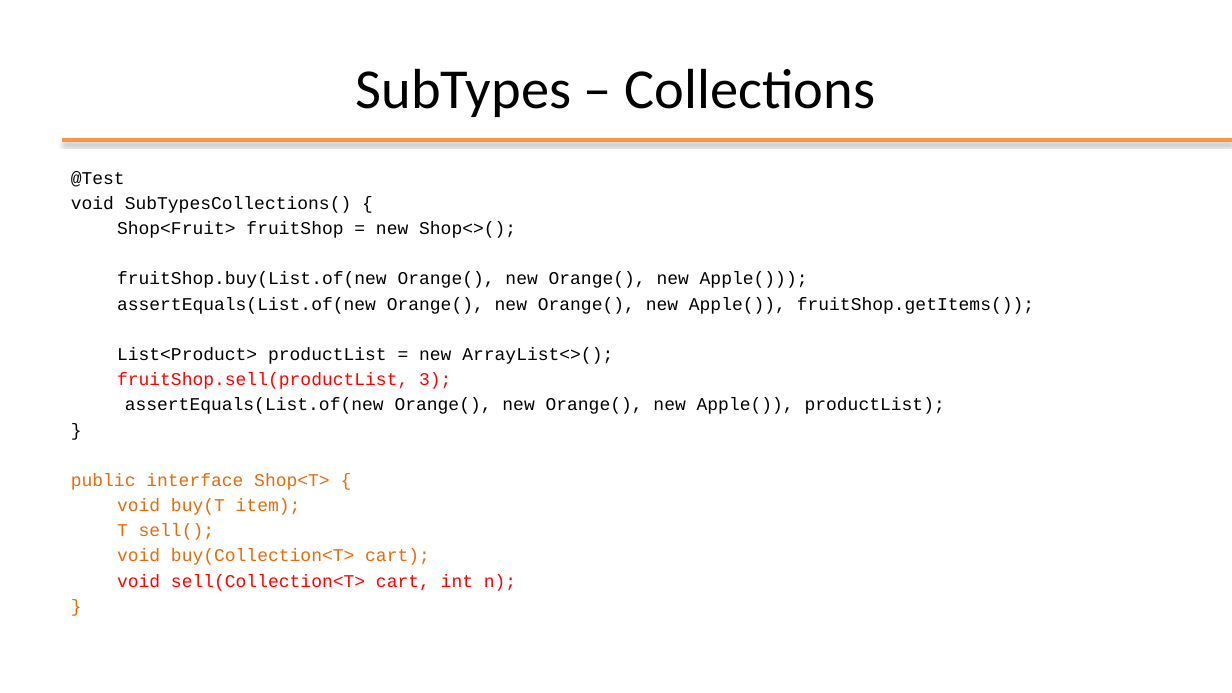
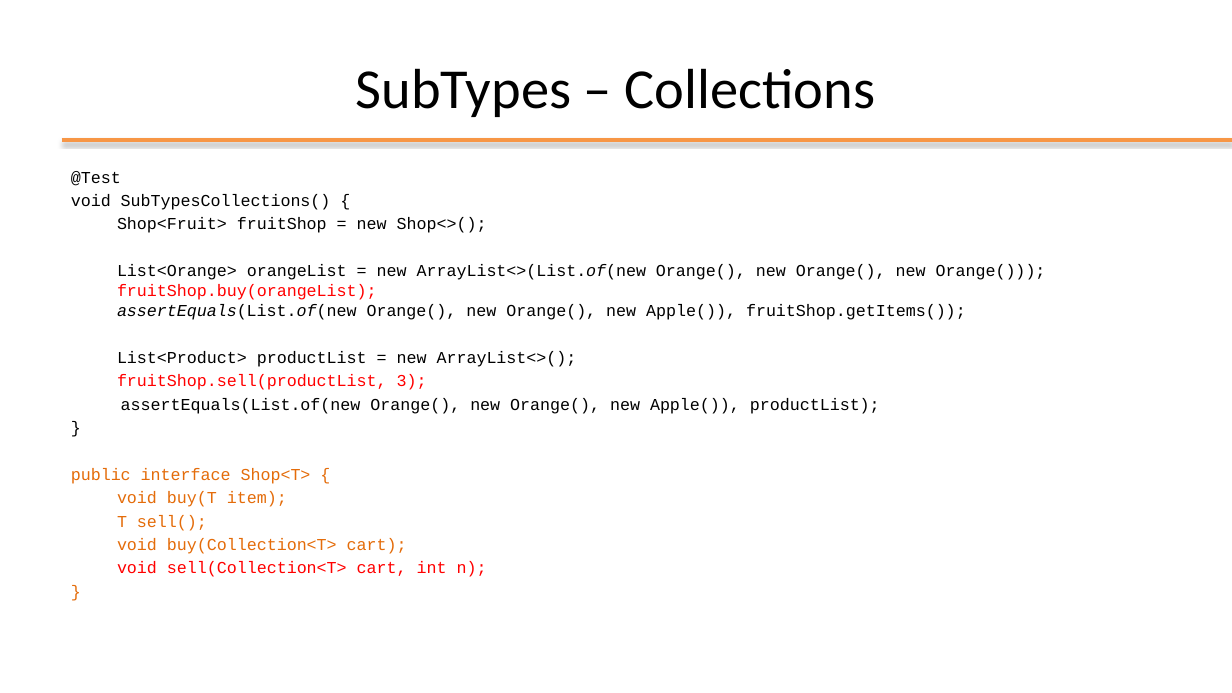
Before and after one commit to plctechnician/ooprogramming, a slide deck: slide 8 of java/slides/ppt/05 - Java Generic Data Structures.pptx. Drawn at 1232x693 pixels with LibreOffice and Linux fonts; fonts in the diff are those of the drawing; background and template pictures are left out. Boxes give left, top, right and bottom in pixels: in the first picture for what was removed or moved away, otherwise in the second. Text is boxed around its words. In the diff, an @@ line names an element or a change of style, - is before the commit and + after.

```diff
--- a/java/slides/ppt/05 - Java Generic Data Structures.pptx
+++ b/java/slides/ppt/05 - Java Generic Data Structures.pptx
@@ text at [71, 171, 880, 577]: size 14 to 13 pt in "@Test", "void SubTypesCollections() {", "Shop<Fruit> fruitShop = new Shop<>();", "List<Product> productList = new ArrayList<>();" and 9 more places @@
@@ text at [117, 264, 1046, 320]: text changed; size 14 to 13 pt @@
-fruitShop.buy(List.of(new Orange(), new Orange(), new Apple()));
-assertEquals(List.of(new Orange(), new Orange(), new Apple()), fruitShop.getItems());
+List<Orange> orangeList = new ArrayList<>(List.of(new Orange(), new Orange(), new Orange()));
+fruitShop.buy(orangeList);
+assertEquals(List.of(new Orange(), new Orange(), new Apple()), fruitShop.getItems());
```
Also in this commit, not shown: 7 other slides changed, 8 other files.
